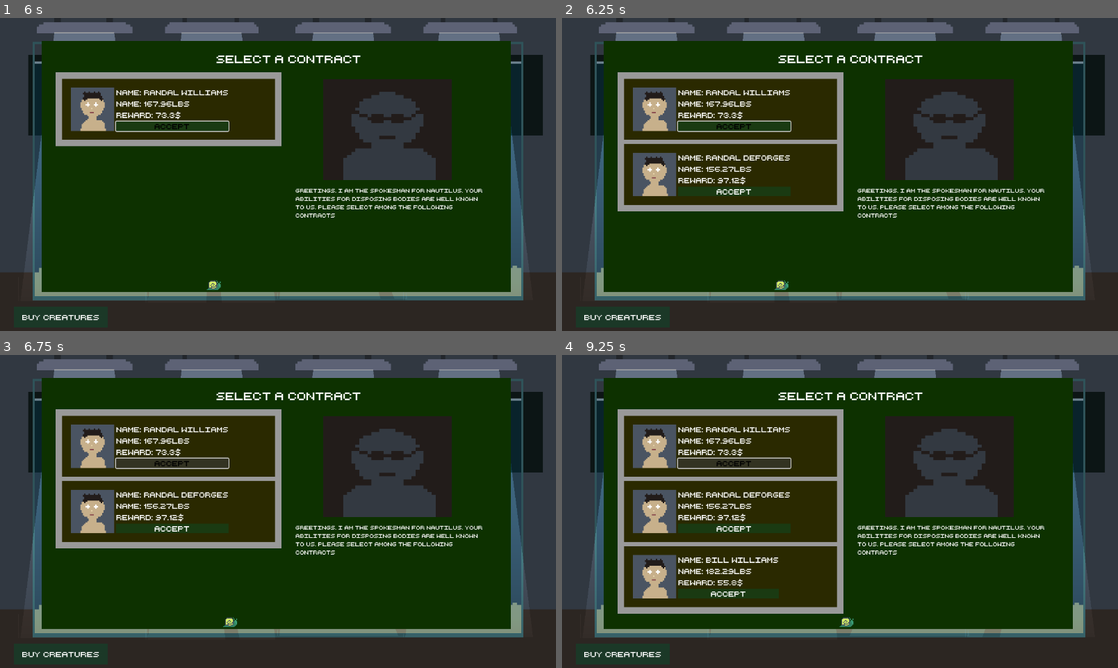
Above: before the commit, frames 1-4 (two rows, left to right).
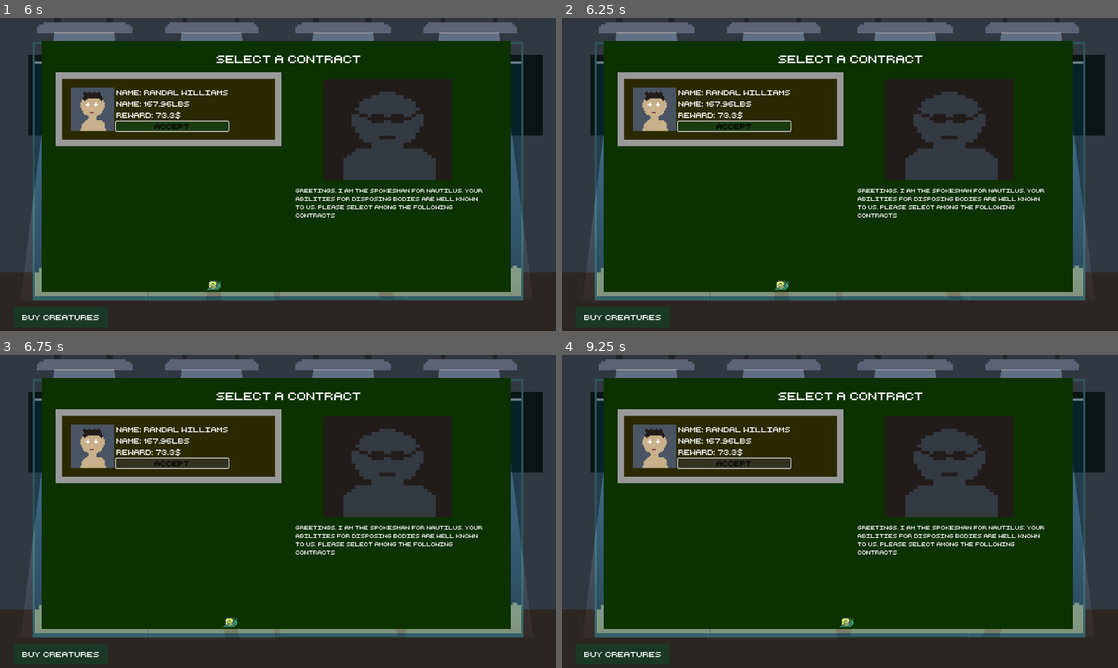
Above: after the commit, the same moments.

Repository: adrientremblay/ld56
Game: Godot game, scene res://scenes/game_screen.tscn
Two runs of this game, one before a commit and one after it. Both use one fixed random seed, a clock stepped at 60 frames per second and the inputs below.
Inputs:
- Up to frame 1 (6 s): click "Buy Creatures" at 0.5 s; click "buy snail" at 1.25 s; click "Buy Creatures" at 2 s; click "Buy Creatures" at 2.75 s; click "Accept" at 3.5 s; click "Accept" at 4.25 s; click "buy snail" at 5 s; click "buy snail" at 5.75 s
- Up to frame 2 (6.25 s): no input
- Up to frame 3 (6.75 s): click "Accept" at 6.5 s
- Up to frame 4 (9.25 s): tap Enter at 7.25, 8.75 s; tap Space at 8 s

Frame 1 is identical in both runs. In frame 2, 8.2% of the frame differs, in the area x 10-51%, y 40-62%; in frame 3, 8.2%; in frame 4, 16%, in the area x 10-51%, y 40-83%.

Commit message:
set up signals for corpse spawning stuff

Diff:
--- a/scenes/ContractMenu.gd
+++ b/scenes/ContractMenu.gd
@@ -12,6 +12,8 @@
 
 var rng = RandomNumberGenerator.new()
 
+signal should_spawn_corpse(person_name, weight, reward)
+
 func _onready():
 	self.visible = false
 
@@ -20,6 +22,7 @@
 	generateNewContract()
 	# make the menu visible
 	self.visible = true
+	$NewContractTimer.stop() # TODO: remove
 
 func generateNewContract():
 	var weight = snapped(rng.randf_range(LOWER_WEIGHT_BOUND, UPPER_WEIGHT_BOUND), 0.01)
@@ -29,4 +32,8 @@
 
 	var new_contract: Contract = contract_scene.instantiate()
 	new_contract.construct(first_name + " " + last_name, weight, reward)
+	new_contract.connect("contract_accepted", self.contract_accepted)
 	contract_vbox.add_child(new_contract)
+
+func contract_accepted(person_name, weight, reward):
+	should_spawn_corpse.emit(person_name, weight, reward)
--- a/scenes/contract.tscn
+++ b/scenes/contract.tscn
@@ -48,3 +48,5 @@
 light_mask = 0
 layout_mode = 2
 text = "Accept"
+
+[connection signal="pressed" from="MarginContainer/HBoxContainer/VBoxContainer/Button" to="." method="_on_button_pressed"]
--- a/scenes/game_screen.gd
+++ b/scenes/game_screen.gd
@@ -9,3 +9,7 @@
 func _on_buy_snail_pressed() -> void:
 	var creature = landCreatureScene.instantiate()
 	self.add_child(creature)
+
+
+func _on_contract_menu_should_spawn_corpse(person_name: Variant, weight: Variant, reward: Variant) -> void:
+	print("Spawn corpse!")
--- a/scenes/game_screen.tscn
+++ b/scenes/game_screen.tscn
@@ -203,10 +203,11 @@
 layout_mode = 2
 theme_override_constants/separation = 10
 
-[node name="NewContractTimer" type="Timer" parent="."]
+[node name="NewContractTimer" type="Timer" parent="UI/ContractMenu"]
 wait_time = 3.0
 autostart = true
 
 [connection signal="pressed" from="UI/CreatureButton" to="UI" method="_on_creature_button_pressed"]
 [connection signal="pressed" from="UI/CreatureMenu/BoxContainer/BuySnail" to="." method="_on_buy_snail_pressed"]
-[connection signal="timeout" from="NewContractTimer" to="UI/ContractMenu" method="_on_new_contract_timer_timeout"]
+[connection signal="should_spawn_corpse" from="UI/ContractMenu" to="." method="_on_contract_menu_should_spawn_corpse"]
+[connection signal="timeout" from="UI/ContractMenu/NewContractTimer" to="UI/ContractMenu" method="_on_new_contract_timer_timeout"]
--- a/scripts/contract.gd
+++ b/scripts/contract.gd
@@ -8,6 +8,8 @@
 @onready var weight_label = $MarginContainer/HBoxContainer/VBoxContainer/WeightLabel
 @onready var reward_label = $MarginContainer/HBoxContainer/VBoxContainer/RewardLabel
 
+signal contract_accepted(person_name, weight, reward)
+
 func construct(person_name, weight, reward):
 	self.person_name = person_name
 	self.weight = weight
@@ -16,3 +18,6 @@
 	$MarginContainer/HBoxContainer/VBoxContainer/NameLabel.text = "Name: " + person_name
 	$MarginContainer/HBoxContainer/VBoxContainer/WeightLabel.text = "Name: " + str(weight) + "lbs"
 	$MarginContainer/HBoxContainer/VBoxContainer/RewardLabel.text = "Reward: " + str(reward) + "$"
+
+func _on_button_pressed() -> void:
+	contract_accepted.emit(self.person_name, self.weight, self.reward)
